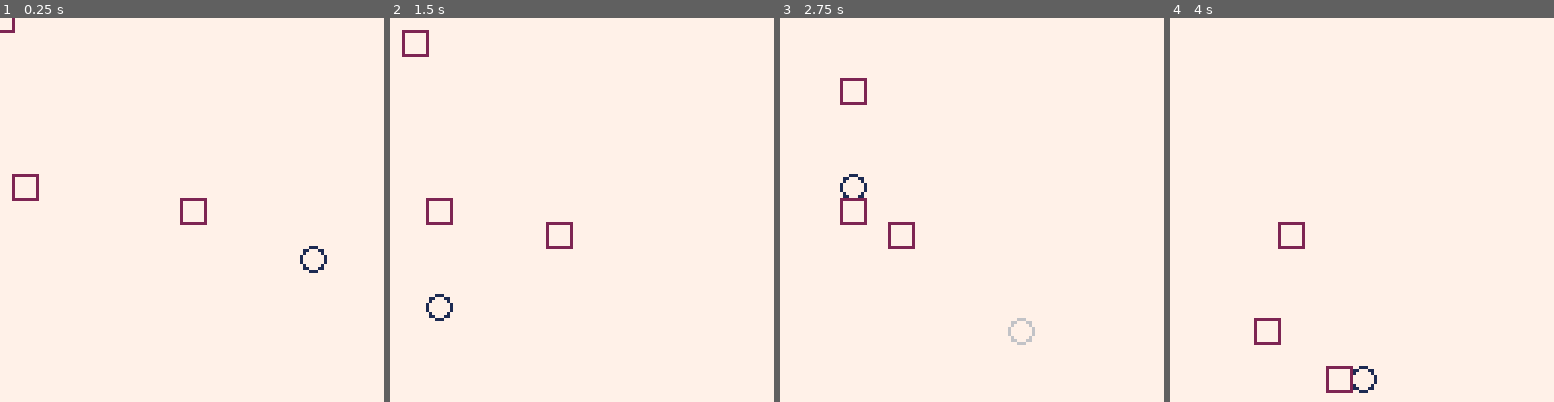
Above: before the commit, frames 1-4 (left to right).
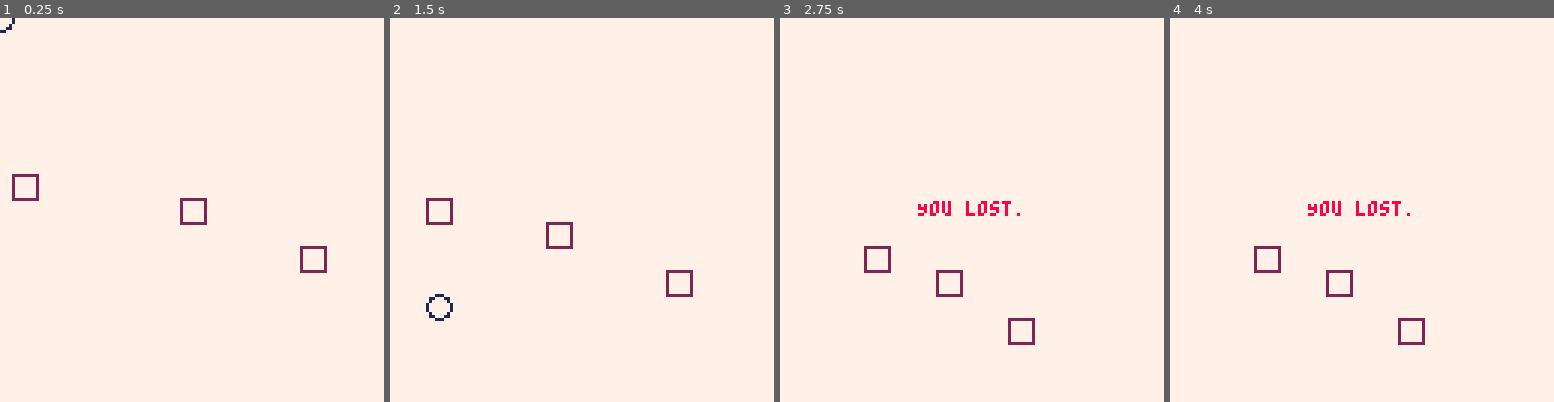
Above: after the commit, the same moments.

Repository: metageek/time-twister
Game: PICO-8 cartridge pico-8/tt.p8
The game is run twice, just before and just after one commit, with the same random seed, the same clock (stepped at 60 frames per second) and the same inputs.
Inputs:
- Up to frame 1 (0.25 s): no input
- Up to frame 2 (1.5 s): tap O (Z key) at 0.7 s
- Up to frame 3 (2.75 s): hold Right 1.6-2.1 s; tap O (Z key) at 1.7, 2.1, 2.5 s; hold Up 2.15-2.42 s; hold Right from 2.47 s (still down)
- Up to frame 4 (4 s): tap O (Z key) at 2.9, 3.3, 3.7 s; release Right at 3.03 s; hold Left 3.08-3.58 s; hold Down 3.63-3.97 s

The runs differ from the first frame. In frame 1, 0.3% of the frame differs, in the area x 0-86%, y 0-67%; in frame 2, 0.4%; in frame 3, 1.7%, in the area x 15-67%, y 15-86%; in frame 4, 1.7%.

Commit message:
Preventing autokills

Diff:
--- a/pico-8/tt.lua
+++ b/pico-8/tt.lua
@@ -81,9 +81,7 @@
 recordedPlayers = {}
 
 function mkPlayer()
-   local p = {}
-   p.x = rndCoord()
-   p.y = rndCoord()
+   local p = rndSafePos(swarm.robots)
 
    p.x0 = p.x
    p.y0 = p.y
@@ -136,8 +134,10 @@
          recordedPlayers[#recordedPlayers + 1] = mkRecordedPlayer(p.x0, p.y0, p.moves)
          p.moves = {}
          p.ticksSinceMove = 0
-         p.x = rndCoord()
-         p.y = rndCoord()
+
+         local dest = rndSafePos(swarm.robots)
+         p.x = dest.x
+         p.y = dest.y
          p.x0 = p.x
          p.y0 = p.y
          p.updated = true
@@ -192,6 +192,32 @@
    return flr(rnd(16)) * 8
 end
 
+function rndSafePos(robots)
+   while true
+   do
+      local x = rndCoord()
+      local y = rndCoord()
+
+      local collided = false
+      for _, r in ipairs(robots)
+      do
+         local dx = r.x - x
+         local dy = r.y - y
+
+         if abs(dx) <= 1 and abs(dy) <= 1
+         then
+            collided = true
+            break
+         end
+      end
+
+      if not collided
+      then
+         return {x=x, y=y}
+      end
+   end
+end
+
 function nearestPlayer(x, y)
    -- Distances are squared
    function dist(p)
@@ -216,10 +242,8 @@
    return nearest
 end
 
-function mkRobot()
-   local r = {}
-   r.x = rndCoord()
-   r.y = rndCoord()
+function mkRobot(robots)
+   local r = rndSafePos(robots)
    r.exists = true
 
    r.dx = function(p)
@@ -290,7 +314,7 @@
 
    for i=1,n
    do
-      swarm.robots[i] = mkRobot()
+      swarm.robots[i] = mkRobot(swarm.robots)
    end
 
    swarm.update = function()
--- a/pico-8/tt.p8
+++ b/pico-8/tt.p8
@@ -3,8 +3,8 @@
 __lua__
 #include tt.lua
 function _init()
+  swarm = mkSwarm(3)
   player = mkPlayer()
-  swarm = mkSwarm(3)
 end
 function _update()
   for _, r in ipairs(recordedPlayers)
